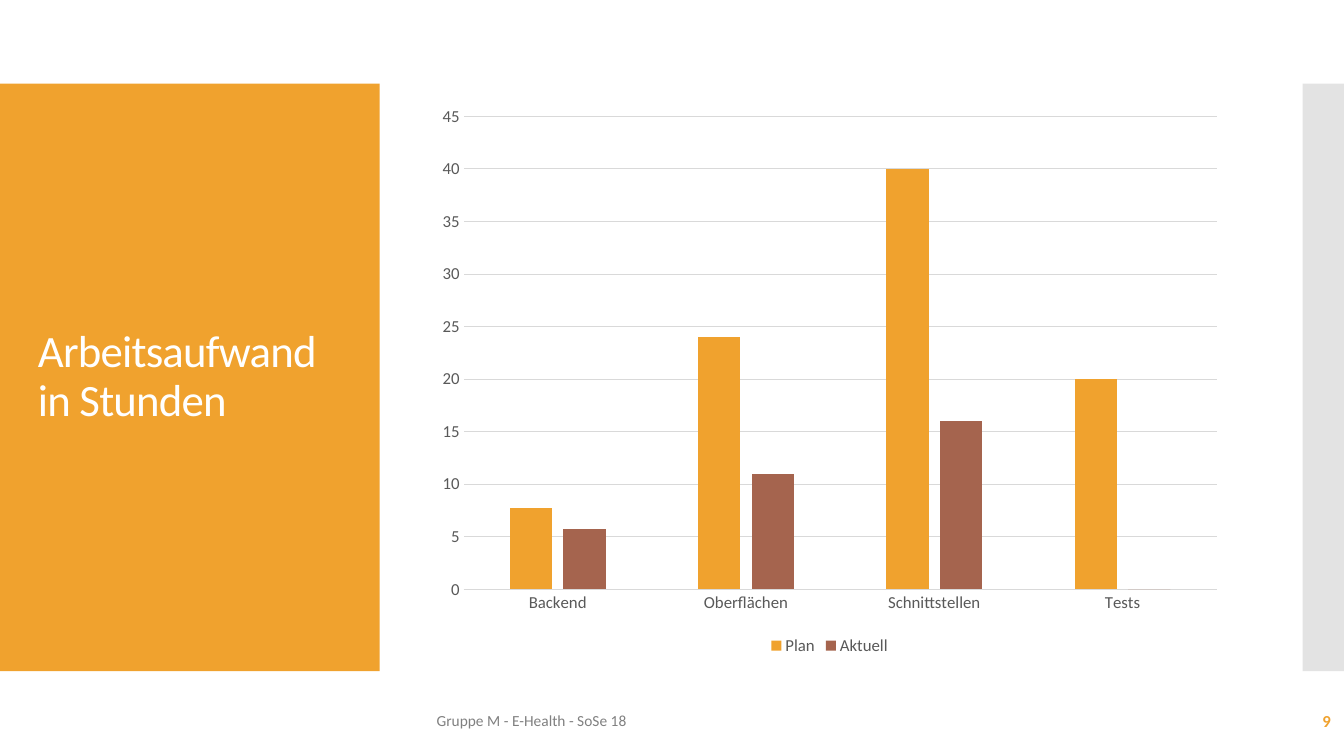
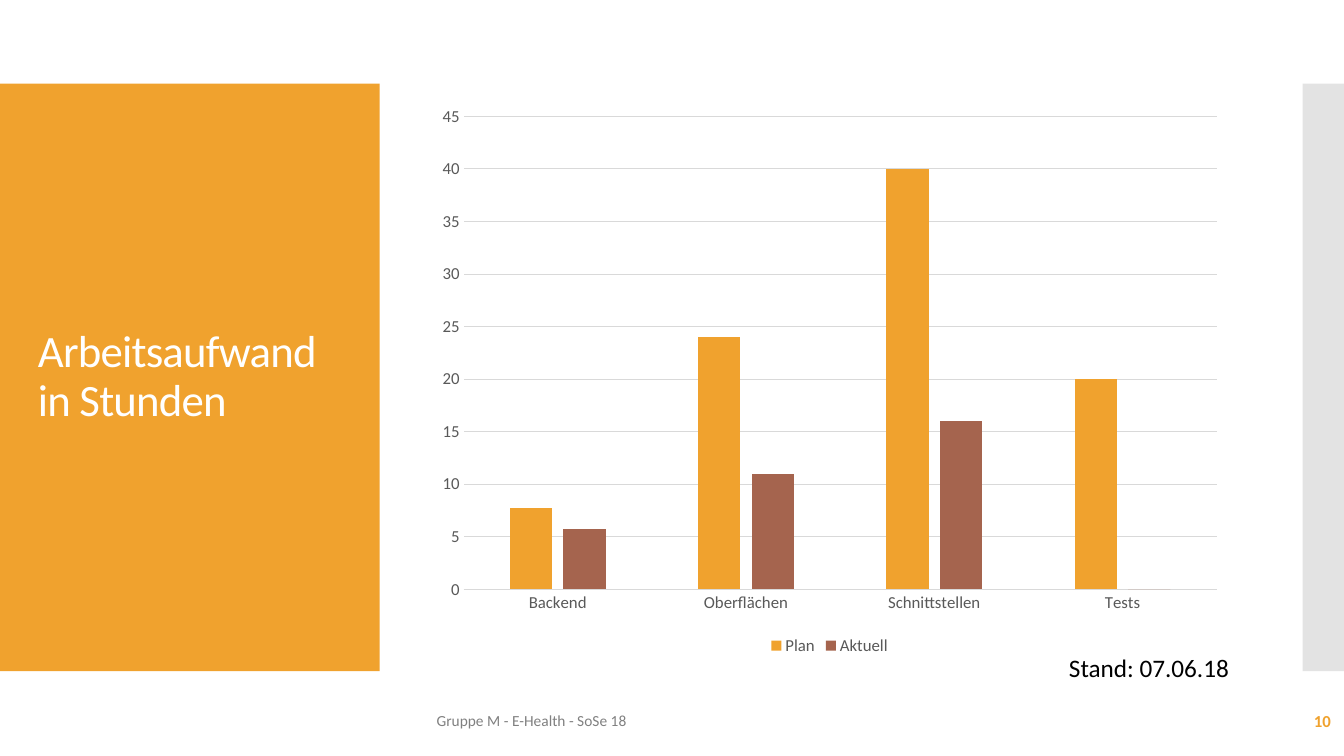
Before and after one commit to mx0c/E-Health, a slide deck: slide 10 of PM/Projektreview.pptx (slide 9 before the commit). Drawn at 1344x756 pixels with LibreOffice and Linux fonts; fonts in the diff are those of the drawing. Boxes give left, top, right and bottom in pixels: in the first picture for what was removed or moved away, otherwise in the second. Text is boxed around its words. In the diff, an @@ line names an element or a change of style, - is before the commit and + after.

```diff
--- a/PM/Projektreview.pptx
+++ b/PM/Projektreview.pptx
@@ text added at (1069,659,1229,678), 18 pt, text #000000 @@
+Stand: 07.06.18
@@ page number at (1314,716,1331,727): text changed @@
-9
+10
```
Also in this commit, not shown: 1 other slide changed, 1 slide added, 6 other files.
